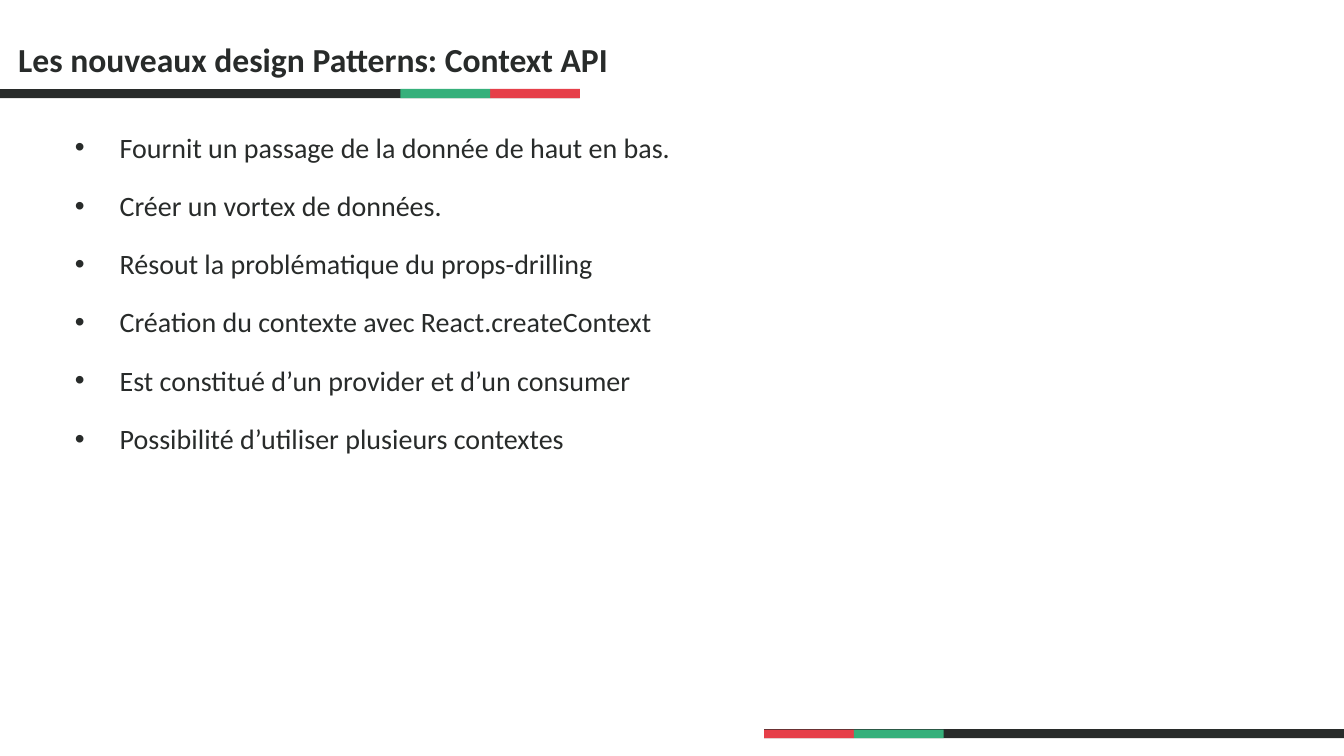
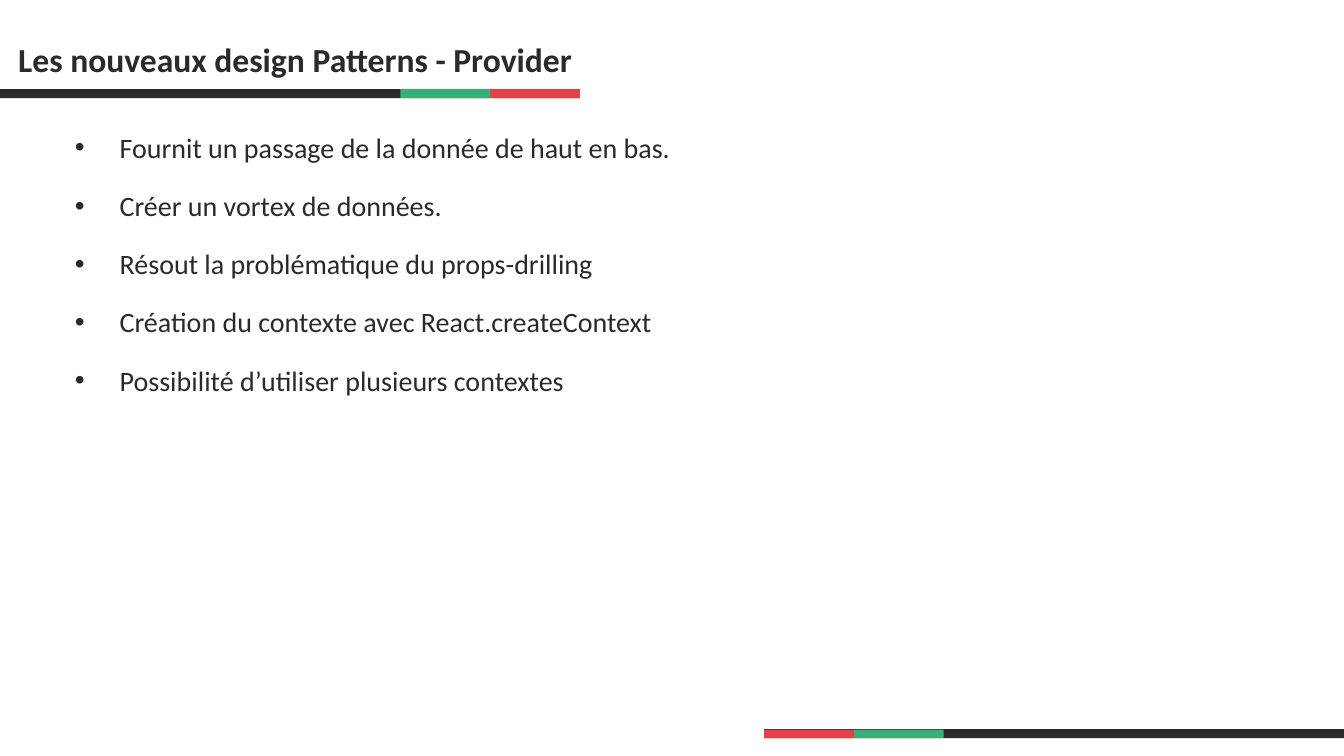
Before and after one commit to fabriceLatriCarbon/ReactDesignPatternsEvol, a slide deck: slide 19 of 00.presentation/assets/Présentation1.pptx. Drawn at 1344x756 pixels with LibreOffice and Linux fonts; fonts in the diff are those of the drawing; background and template pictures are left out. Boxes give left, top, right and bottom in pixels: in the first picture for what was removed or moved away, otherwise in the second. Text is boxed around its words. In the diff, an @@ line names an element or a change of style, - is before the commit and + after.

```diff
--- a/00.presentation/assets/Présentation1.pptx
+++ b/00.presentation/assets/Présentation1.pptx
@@ title at (x1=18, y1=48, x2=571, y2=78): text changed @@
-Les nouveaux design Patterns: Context API
+Les nouveaux design Patterns - Provider
@@ text at (x1=120, y1=371, x2=630, y2=396): paragraph removed @@
-• Est constitué d’un provider et d’un consumer
```
Also in this commit, not shown: 8 other slides changed, 1 slide removed, 16 other files.
